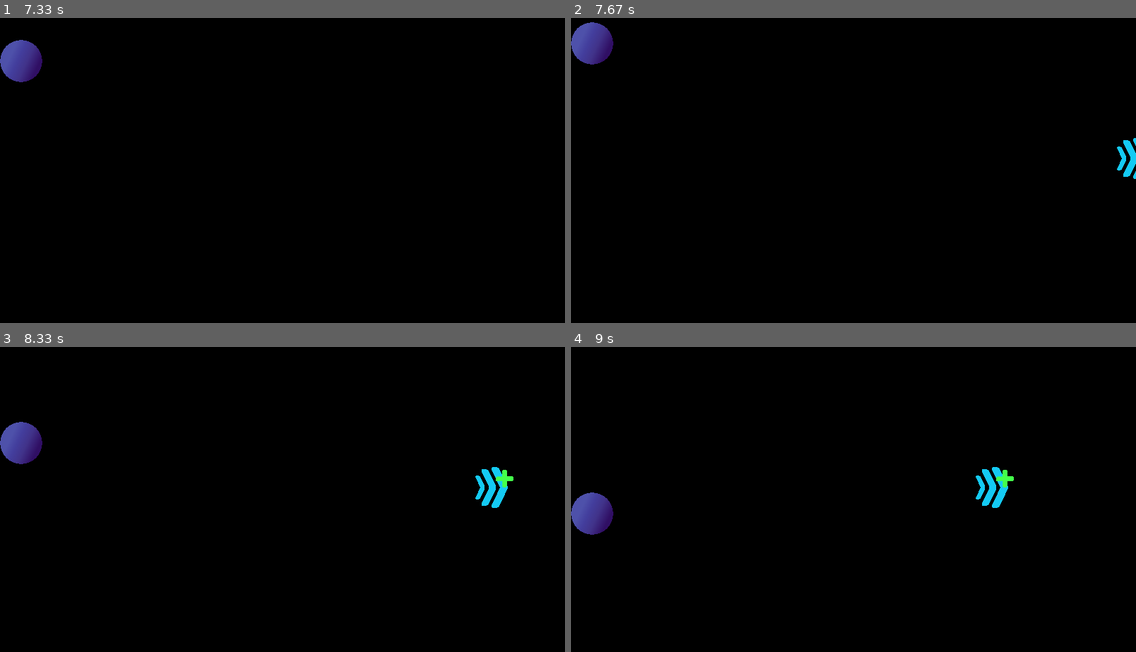
Above: before the commit, frames 1-4 (two rows, left to right).
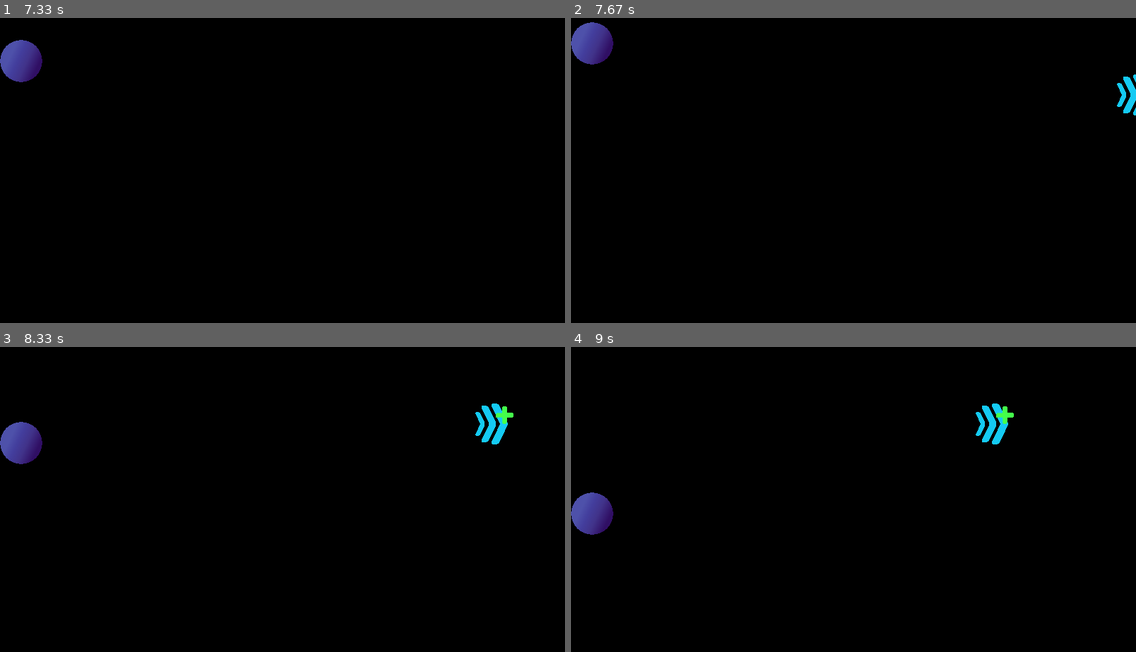
Above: after the commit, the same moments.

Repository: JulianH99/pygame2017
Game: pygame game, started from powerups/main.py
Same seed, same stepped clock (60 frames per second), same inputs: the game is played once before the commit and once after it.
Inputs:
- Up to frame 1 (7.33 s): no input
- Up to frame 2 (7.67 s): no input
- Up to frame 3 (8.33 s): no input
- Up to frame 4 (9 s): no input

Frame 1 is identical in both runs. In frame 2, 0.5% of the frame differs, in the area x 96-100%, y 18-53%; in frame 3, 0.9%, in the area x 84-91%, y 18-53%; in frame 4, 0.9%.

Commit message:
Datos encapsulados en todas las clases del modulo 'classes'. Uso de propiedades (properties) para no causar conflictos con pygame

Diff:
--- a/powerups/classes/Powerup_generator.py
+++ b/powerups/classes/Powerup_generator.py
@@ -8,21 +8,19 @@
 
 
 class PowerupGenerator:
-
     def __init__(self, scr_width, scr_heigth):
-        self.effects_list = [MoreScorePointsEffect,
-                             MoreLifeEffect,
-                             LessScorePointsEffect,
-                             LessLifeEffect,
-                             MoreSpeedEffect,
-                             LessSpeedEffect]
-        self.scr_width = scr_width + 100
-        self.scr_heigth = scr_heigth - 100
+        self.__effects_list = [MoreScorePointsEffect,
+                               MoreLifeEffect,
+                               LessScorePointsEffect,
+                               LessLifeEffect,
+                               MoreSpeedEffect,
+                               LessSpeedEffect]
+        self.__scr_width = scr_width + 100
+        self.__scr_heigth = scr_heigth - 100
 
     def generate(self):
+        pos_x = self.__scr_width
+        pos_y = random.randint(20, self.__scr_heigth)
 
-        pos_x = self.scr_width
-        pos_y = random.randint(20, self.scr_heigth)
-
-        power_up = PowerUp(random.choice(self.effects_list)(), (pos_x, pos_y))
+        power_up = PowerUp(random.choice(self.__effects_list)(), (pos_x, pos_y))
         return power_up
--- a/powerups/classes/ball.py
+++ b/powerups/classes/ball.py
@@ -3,28 +3,36 @@
 
 class Ball(pygame.sprite.Sprite):
 
-    life_points = 100
-    score = 0
-    speed = 5
+    __life_points = 100
+    __score = 0
+    __speed = 5
 
     def __init__(self, limit):
-        self.limit = limit
-        self.image = pygame.image.load('./img/ball.png').convert()
-        self.rect = self.image.get_rect()
-        self.rect.center = (30, self.limit - 20)
-        self.goes_up = True
+        self.__limit = limit
+        self.__image = pygame.image.load('./img/ball.png').convert()
+        self.__rect = self.__image.get_rect()
+        self.__rect.center = (30, self.__limit - 20)
+        self.__goes_up = True
         pygame.sprite.Sprite.__init__(self)
 
     def update(self):
 
-        if self.goes_up:
-            if self.rect.top >= 20:
-                self.rect.y -= self.speed
+        if self.__goes_up:
+            if self.__rect.top >= 20:
+                self.__rect.y -= self.__speed
 
             else:
-                self.goes_up = False
+                self.__goes_up = False
         else:
-            if self.rect.bottom <= self.limit:
-                self.rect.y += self.speed
+            if self.__rect.bottom <= self.__limit:
+                self.__rect.y += self.__speed
             else:
-                self.goes_up = True
+                self.__goes_up = True
+
+    @property
+    def image(self):
+        return self.__image
+
+    @property
+    def rect(self):
+        return self.__rect
--- a/powerups/classes/effects.py
+++ b/powerups/classes/effects.py
@@ -1,4 +1,5 @@
 #!usr/bin/env python
+# encoding: UTF-8
 
 from abc import ABCMeta, abstractmethod
 
@@ -13,7 +14,9 @@
         definicion
     """
     __metaclass__ = ABCMeta
-    image = ""
+
+    __image = ""
+    before_effect_value = None
 
     @abstractmethod
     def apply_over(self, ball):
@@ -24,6 +27,17 @@
         :return: None
         """
         pass
+
+    @abstractmethod
+    def reset(self, ball):
+        """
+        El metodo reset sirve para devolver a la pelota a su estado inicial (es decir,
+        el estado con el que contaba antes de que el powerup apareciera)luego del tiempo determinado
+        :param ball:
+        :return:
+        """
+        pass
+
 # fin clase
 
 
@@ -34,6 +48,7 @@
         que tienen los efectos que se encargan de sumar o reducir una proporcion determinada
         de la bola, como los puntos de vida o el puntaje
     """
+
     def __init__(self, proportion=10):
         """
         El constructor recibe como parametro una proporcion opcional, que sera la proporcion
@@ -51,6 +66,9 @@
         """
         pass
 
+    def reset(self, ball):
+        pass
+
 # fin clase ReduceOrAddEffect
 
 
@@ -59,7 +77,7 @@
     """
         Representa el efecto encargado de sumar puntos de vida a la pelota
     """
-    image = IMAGES_PATH + "morelife.png"
+    __image = IMAGES_PATH + "morelife.png"
 
     def apply_over(self, ball):
         # si existe el atributo 'life_points' en la calse bola...
@@ -70,6 +88,10 @@
             # en case de que no exista dicha propiedad, se lanza un error
             raise AttributeError("La pelota no tiene vida we .-.")
 
+    @property
+    def image(self):
+        return self.__image
+
 # fin clase MoreLifeEffect
 
 
@@ -79,12 +101,16 @@
         Representa el efecto encargado de restar puntos de vida a la pelota
     """
 
-    image = IMAGES_PATH + "lesslife.png"
+    __image = IMAGES_PATH + "lesslife.png"
 
     def apply_over(self, ball):
         if hasattr(ball, 'life_points'):
             ball.life_points -= self.proportion
 
+    @property
+    def image(self):
+        return self.__image
+
 # fin clase LessLifeEffect
 
 
@@ -94,7 +120,7 @@
         Representa la case encargada de sumar valor al puntaje de la bola
     """
 
-    image = IMAGES_PATH + "morescore.png"
+    __image = IMAGES_PATH + "morescore.png"
 
     def apply_over(self, ball):
         if hasattr(ball, 'score'):
@@ -102,6 +128,9 @@
         else:
             raise AttributeError("La bola no tiene puntaje we u.u")
 
+    @property
+    def image(self):
+        return self.__image
 # fin clase MoreScorePointsEffect
 
 
@@ -111,7 +140,7 @@
         Representa la clase encargada de restar valor al puntaje de la bola
     """
 
-    image = IMAGES_PATH + "lessscore.png"
+    __image = IMAGES_PATH + "lessscore.png"
 
     def apply_over(self, ball):
         if hasattr(ball, 'score'):
@@ -119,6 +148,10 @@
         else:
             raise AttributeError("La bola no tiene puntaje we u.u")
 
+    @property
+    def image(self):
+        return self.__image
+
 # fin clase LessScorePointsEffect
 
 
@@ -128,16 +161,24 @@
         Clase encargada de aumentar el valor de la velocidad en la pelota
     """
 
-    image = IMAGES_PATH + "morespeed.png"
+    __image = IMAGES_PATH + "morespeed.png"
 
     def __init__(self, proportion=3):
         super().__init__(proportion)
 
     def apply_over(self, ball):
         if hasattr(ball, 'speed'):
+            self.before_effect_value = ball.speed
             ball.speed += self.proportion
         else:
             raise AttributeError("La bola no tiene atributo velocidad")
+
+    def reset(self, ball):
+        ball.speed = self.before_effect_value
+
+    @property
+    def image(self):
+        return self.__image
 
 # fin clase MoreSpeedEffect
 
@@ -148,14 +189,21 @@
         clase encargada de reducir el valor de la velocidad de la bola
     """
 
-    image = IMAGES_PATH + "lessspeed.png"
+    __image = IMAGES_PATH + "lessspeed.png"
 
     def __init__(self, proportion=3):
         super().__init__(proportion)
 
     def apply_over(self, ball):
         if hasattr(ball, 'speed'):
-
+            self.before_effect_value = ball.speed
             ball.speed -= self.proportion
         else:
             raise AttributeError("La bola no tiene atributo velocidad")
+
+    def reset(self, ball):
+        ball.speed = self.before_effect_value
+
+    @property
+    def image(self):
+        return self.__image
--- a/powerups/classes/powerup.py
+++ b/powerups/classes/powerup.py
@@ -6,7 +6,7 @@
         La clase PowerUp representa las mejoras o fallas que puede experimentar la pelota
     """
 
-    x_speed = -5
+    __x_speed = -5
 
     def __init__(self, effect, limits):
         """
@@ -14,16 +14,15 @@
             type(obj) : tipo del powerUp
         """
 
-        self.effect = effect
+        self.__effect = effect
         pygame.sprite.Sprite.__init__(self)
-        self.y_limit = limits[1]
-        self.x_limit = limits[0]
+        self.__y_limit = limits[1]
+        self.__x_limit = limits[0]
 
-        self.image = pygame.image.load(effect.image).convert()
-        self.image.set_colorkey((255, 255, 255))
-        self.rect = self.image.get_rect()
-        self.rect.center = (self.x_limit, self.y_limit)
-
+        self.__image = pygame.image.load(effect.image).convert()
+        self.__image.set_colorkey((255, 255, 255))
+        self.__rect = self.__image.get_rect()
+        self.__rect.center = (self.__x_limit, self.__y_limit)
 
     def execute(self, ball):
         """
@@ -32,7 +31,7 @@
         :param ball: objeto de tipo Ball que es tocado por el powerUp
         :return:
         """
-        self.effect.apply_over(ball)
+        self.__effect.apply_over(ball)
 
     def disappear(self):
         """
@@ -42,7 +41,15 @@
         :return:
         """
         self.kill()
-        self.rect.center = (-100, -100)
+        self.__rect.center = (-100, -100)
 
     def update(self):
-        self.rect.x += self.x_speed
+        self.__rect.x += self.__x_speed
+
+    @property
+    def image(self):
+        return self.__image
+
+    @property
+    def rect(self):
+        return self.__rect
--- a/powerups/main.py
+++ b/powerups/main.py
@@ -1,10 +1,9 @@
 import pygame
 from pygame.locals import *
-from powerups.classes.Powerup_generator import PowerupGenerator, POWERUP_INTERVAL
+from classes.Powerup_generator import PowerupGenerator, POWERUP_INTERVAL
+from classes.ball import Ball
 
-from powerups.classes.ball import Ball
-from powerups.classes.powerup import PowerUp
-from powerups.classes.effects import MoreScorePointsEffect
+
 
 # dimensiones de la ventana
 WIDTH = 800
